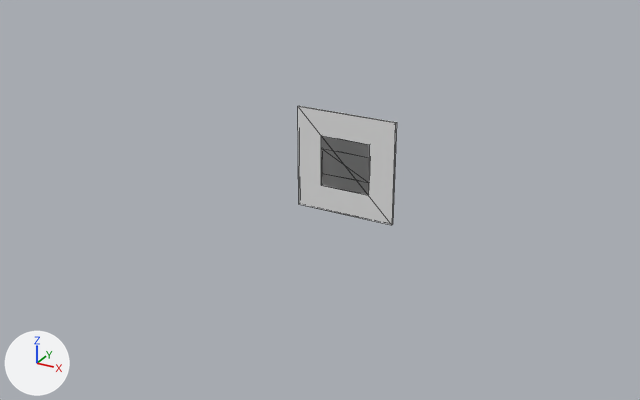
The glTF model godot/assets/meshes/architecture/architecture.glb: old version first, new version second.
One viewpoint serves both versions: a camera (50 mm lens) standing at (14.1, -27.6, 12.1) and looking at (-0.6, -0.9, -1.2). Every picture has the same lights, and +X, +Y and +Z are marked at lower left. Mesh edges are drawn as thin lines.

In view in the first picture: 'wall-2x1', 'wall-2x2', 'wall-4x4'.
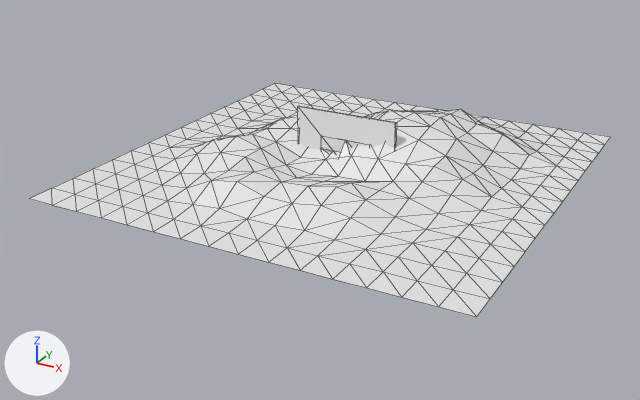
Commit message: Added the start of a graveyard.

Where the change shows, as pixel boxes [x1, y1, x2, y2] in the pictures (640 x 400 px):
'graveyard', added: after [30, 83, 610, 317]
'corner-slope', added: after [339, 142, 351, 157]
'wall-2x2', unchanged, covered by the edit: before [321, 136, 369, 195]; after [323, 139, 360, 150]
'wall-2x1', unchanged, covered by the edit: before [321, 149, 369, 183]; after [321, 149, 337, 153]

Edits to the bpy script that builds the scene:
```text
Add me_graveyard:
    me_graveyard.from_pydata(...)  # 256 vertices, 450 faces; spans x -8.0..8.0, y -8.0..8.0, z 0.0..1.7
Add me_corner_slope:
    me_corner_slope.from_pydata([(0.0, -1.0, 0.0), (0.0, 0.0, 1.0), (0.0, 0.0, 0.0), (1.0, 0.0, 0.0), (1.0, -1.0, 0.0)], [], [(0, 1, 2), (2, 1, 3), (0, 2, 3), (0, 3, 4), (1, 0, 4), (3, 1, 4)])
Add ob_graveyard:
    ob_graveyard = bpy.data.objects.new('graveyard', me_graveyard)
    ob_graveyard.location = (0.0, 0.0, 0.0)
Add ob_corner_slope:
    ob_corner_slope = bpy.data.objects.new('corner-slope', me_corner_slope)
    ob_corner_slope.location = (0.0, 0.0, 0.0)
```
